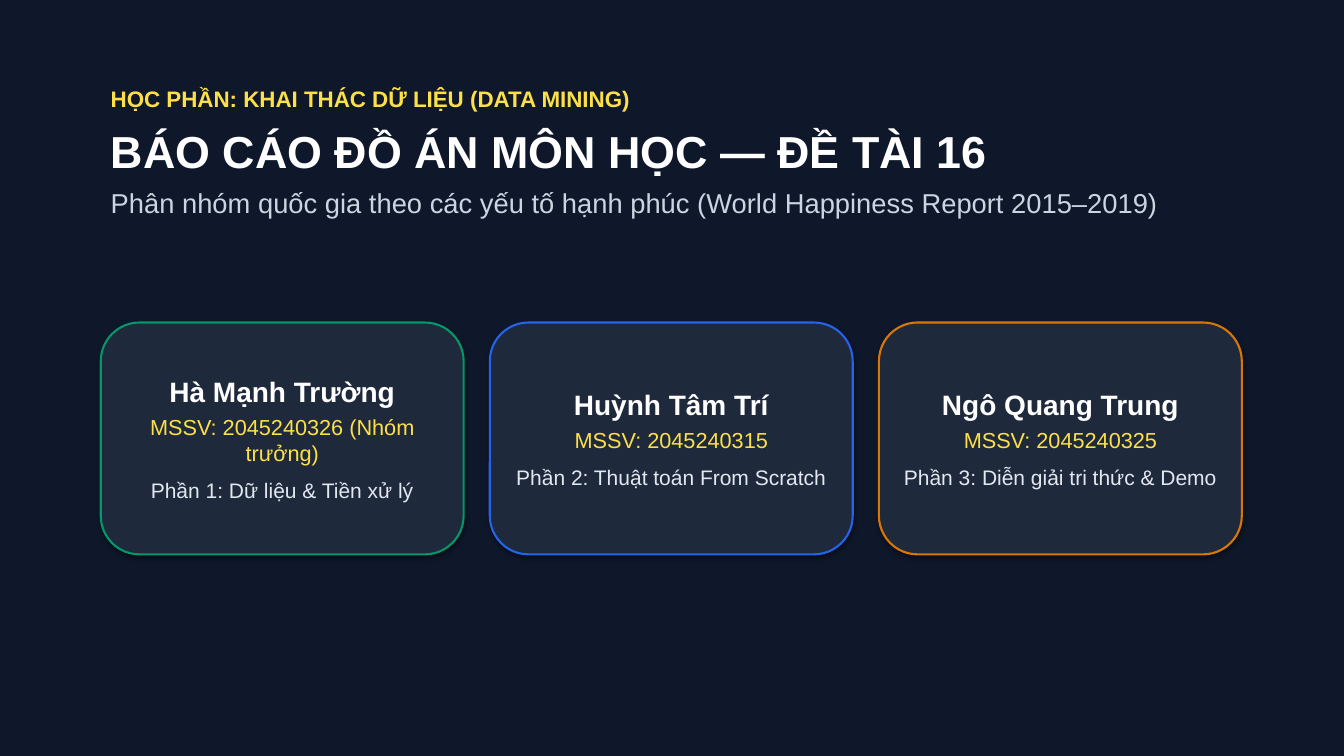
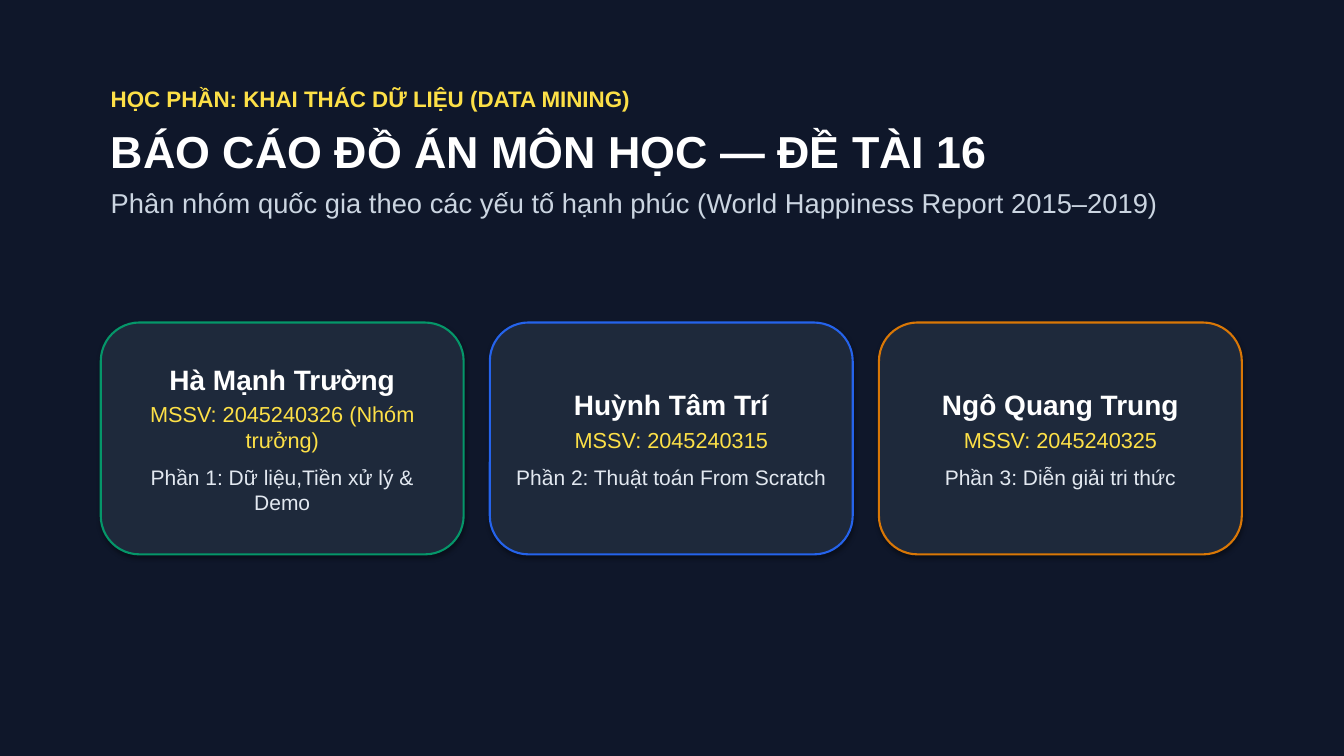
Before and after one commit to mtzwyu/world-happiness-clustering, a slide deck: slide 1 of Nhom12_BaoCao_Slides.pptx. Drawn at 1344x756 pixels with LibreOffice and Linux fonts; fonts in the diff are those of the drawing. Boxes give left, top, right and bottom in pixels: in the first picture for what was removed or moved away, otherwise in the second. Text is boxed around its words. In the diff, an @@ line names an element or a change of style, - is before the commit and + after.

Commit message:
báo cáo: cập nhật bản chỉnh sửa chính thức báo cáo Word, bản PDF và slide thuyết trình

```diff
--- a/Nhom12_BaoCao_Slides.pptx
+++ b/Nhom12_BaoCao_Slides.pptx
@@ text "Hà Mạnh Trường": place and size @@
-text "Hà Mạnh Trường" at (150,381,414,502)
+text "Hà Mạnh Trường" at (150,369,414,510)
@@ text at (151,469,393,510): text changed @@
-Phần 1: Dữ liệu & Tiền xử lý
+Phần 1: Dữ liệu,Tiền xử lý & Demo
@@ text at (945,468,1176,489): text changed @@
-Phần 3: Diễn giải tri thức & Demo
+Phần 3: Diễn giải tri thức
```
Also in this commit, not shown: 4 other slides changed, 5 other files.
